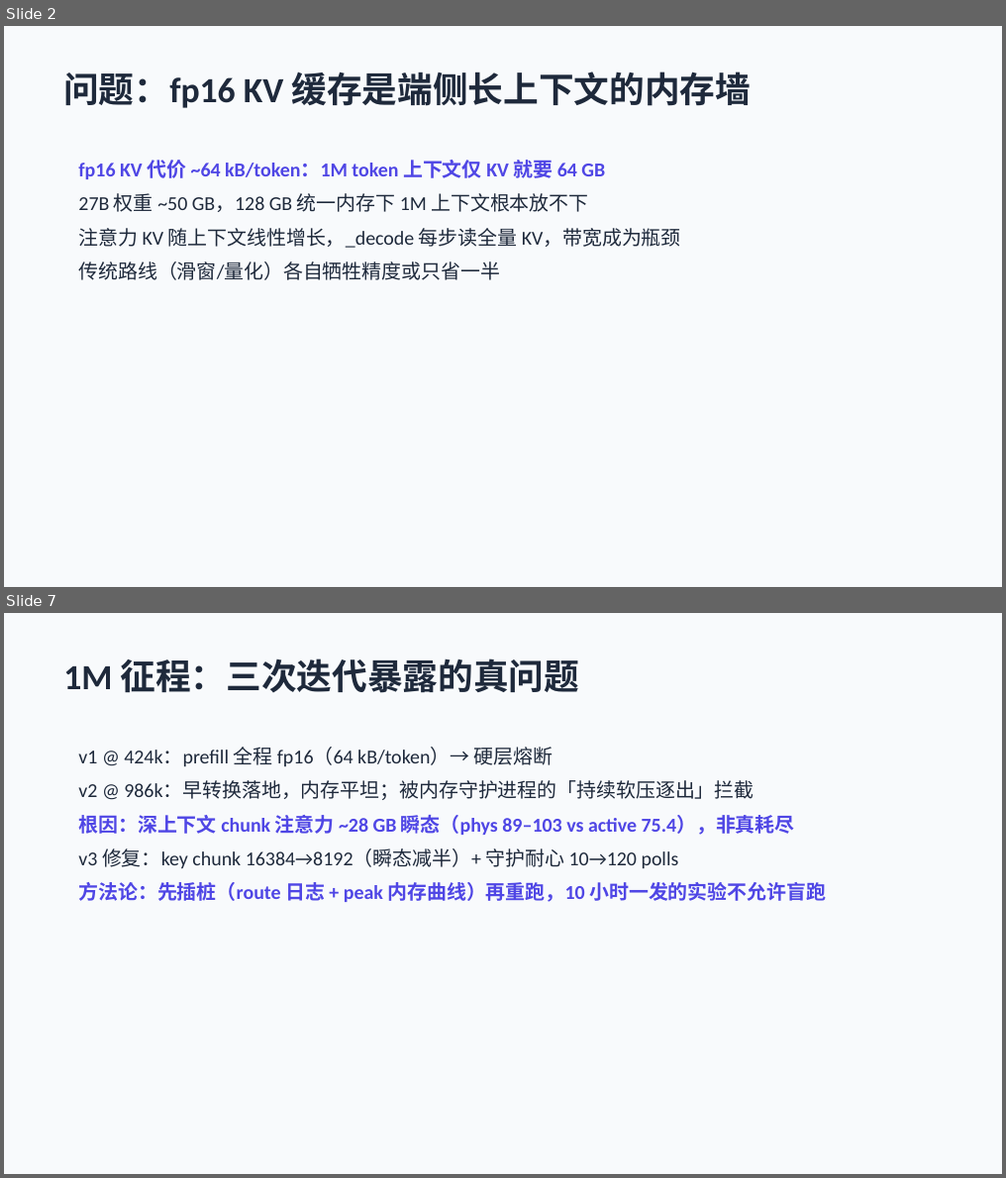
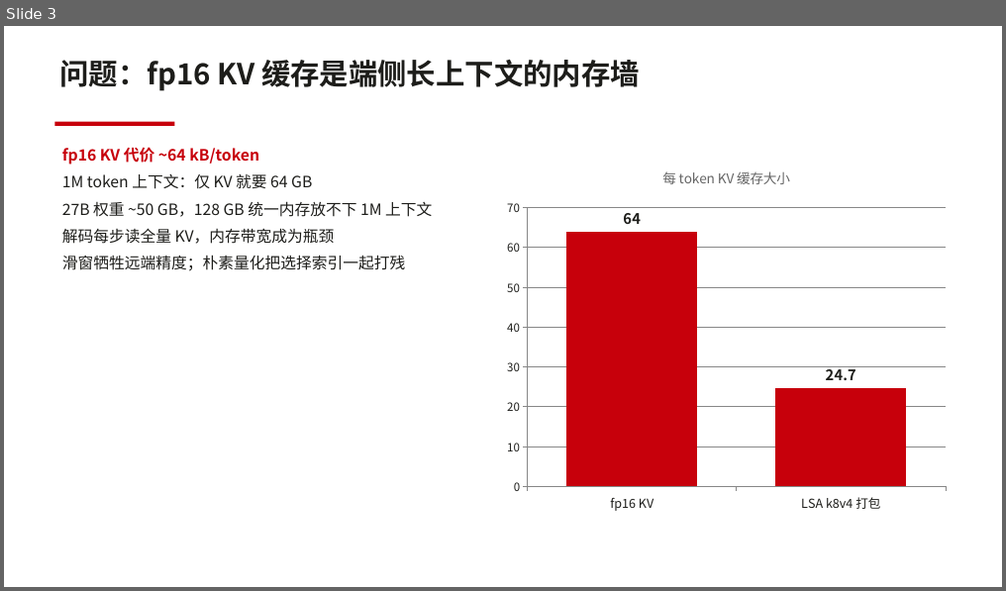
Before and after one commit to dahai80/fusion-lsa, a slide deck: docs/latent-spars-attention-mlx.pptx. Shown one above the other, each under a label of ours: slides 2 and 7 before the commit, slide 3 after it; the slides between them are not shown. The pictures are 1006x1178 and 1006x591 pixels, drawn with LibreOffice and Linux fonts; fonts in the diff are those of the drawing. Boxes give left, top, right and bottom in pixels: in the first picture for what was removed or moved away, otherwise in the second. Text is boxed around its words. In the diff, an @@ line names an element or a change of style, - is before the commit and + after.

```diff
--- a/docs/latent-spars-attention-mlx.pptx
+++ b/docs/latent-spars-attention-mlx.pptx
@@ slide 7 removed at (4,613,1002,1174), background #FFFFFF @@
@@ rectangle removed at (4,613,1002,1174) @@
@@ text removed at (63,659,580,693) @@
-1M 征程：三次迭代暴露的真问题
@@ text removed at (78,747,826,902) @@
-v1 @ 424k：prefill 全程 fp16（64 kB/token）→ 硬层熔断
-v2 @ 986k：早转换落地，内存平坦；被内存守护进程的「持续软压逐出」拦截
-根因：深上下文 chunk 注意力 ~28 GB 瞬态（phys 89–103 vs active 75.4），非真耗尽
-v3 修复：key chunk 16384→8192（瞬态减半）+ 守护耐心 10→120 polls
-方法论：先插桩（route 日志 + peak 内存曲线）再重跑，10 小时一发的实验不允许盲跑
@@ what was slide 2 is now slide 3 @@
@@ slide 3 changed as well @@
@@ rectangle removed at (4,26,1002,587) @@
@@ text "问题：fp16 KV 缓存是端侧长上下文的内存墙": place and size @@
-text "问题：fp16 KV 缓存是端侧长上下文的内存墙" at (63,72,751,108)
+text "问题：fp16 KV 缓存是端侧长上下文的内存墙" at (60,60,640,91)
@@ text "问题：fp16 KV 缓存是端侧长上下文的内存墙" at (60,60,640,91): size 34 to 28 pt, font Calibri to Noto Sans CJK SC, text colour #1E293B to #1D1D1A @@
@@ rectangle added at (54,122,174,126), fill #C7000B @@
@@ text at (62,147,432,272): text changed; size 19 to 15 pt; font Calibri to Noto Sans CJK SC; text colour #1E293B to #1D1D1A @@
-fp16 KV 代价 ~64 kB/token：1M token 上下文仅 KV 就要 64 GB
-27B 权重 ~50 GB，128 GB 统一内存下 1M 上下文根本放不下
-注意力 KV 随上下文线性增长，_decode 每步读全量 KV，带宽成为瓶颈
-传统路线（滑窗/量化）各自牺牲精度或只省一半
+fp16 KV 代价 ~64 kB/token
+1M token 上下文：仅 KV 就要 64 GB
+27B 权重 ~50 GB，128 GB 统一内存放不下 1M 上下文
+解码每步读全量 KV，内存带宽成为瓶颈
+滑窗牺牲远端精度；朴素量化把选择索引一起打残
@@ column chart added at (498,154,954,520) @@
+title "每 token KV 缓存大小"
+categories: fp16 KV, LSA k8v4 打包
+Series 1: 64, 24.7
```
Also in this commit, not shown: 5 other slides changed, 11 slides added, 2 other slides removed.
